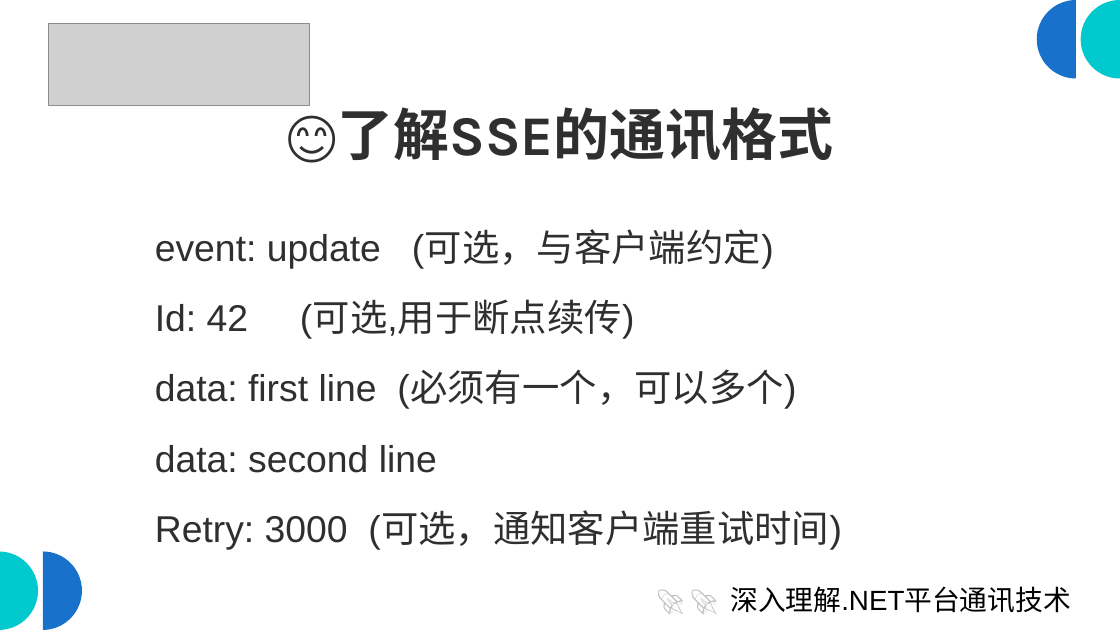
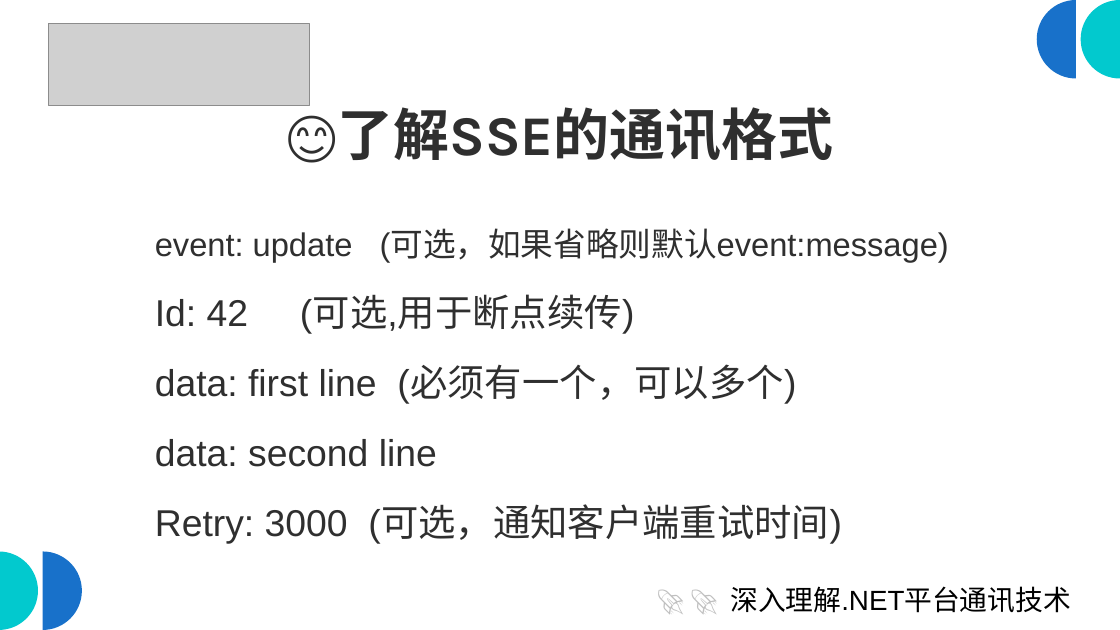
Before and after one commit to scottfly189/dotnet_net_course, a slide deck: slide 8 of src/8.SseDemo/sse_client.odp (slide 7 before the commit). Drawn at 1120x630 pixels with LibreOffice and Linux fonts; fonts in the diff are those of the drawing; grey boxes stand for pictures. Boxes give left, top, right and bottom in pixels: in the first picture for what was removed or moved away, otherwise in the second. Text is boxed around its words. In the diff, an @@ line names an element or a change of style, - is before the commit and + after.

```diff
--- a/src/8.SseDemo/sse_client.odp
+++ b/src/8.SseDemo/sse_client.odp
@@ text at <box>155,230,949,262</box>: text changed; size 32 to 28 pt @@
-event: update (可选，与客户端约定)
+event: update (可选，如果省略则默认event:message)
```
Also in this commit, not shown: 2 other slides changed, 3 slides added, 8 other files.
